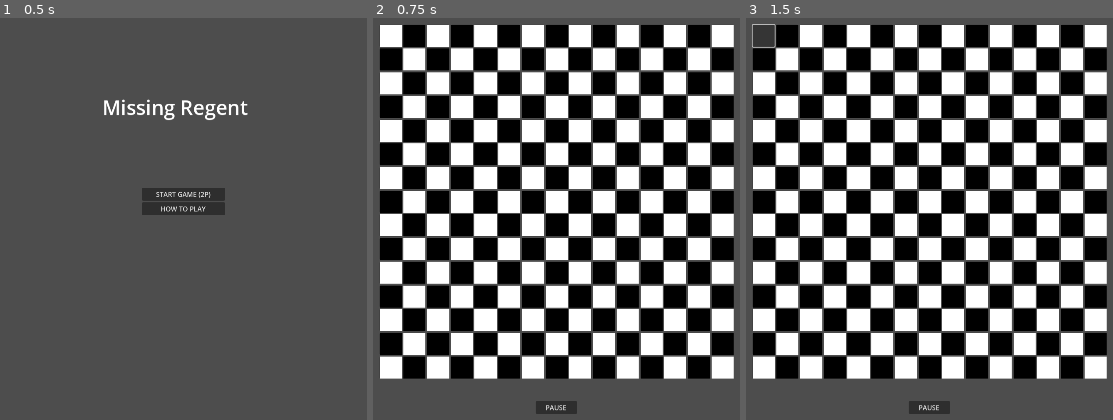
Above: before the commit, frames 1-3 (left to right).
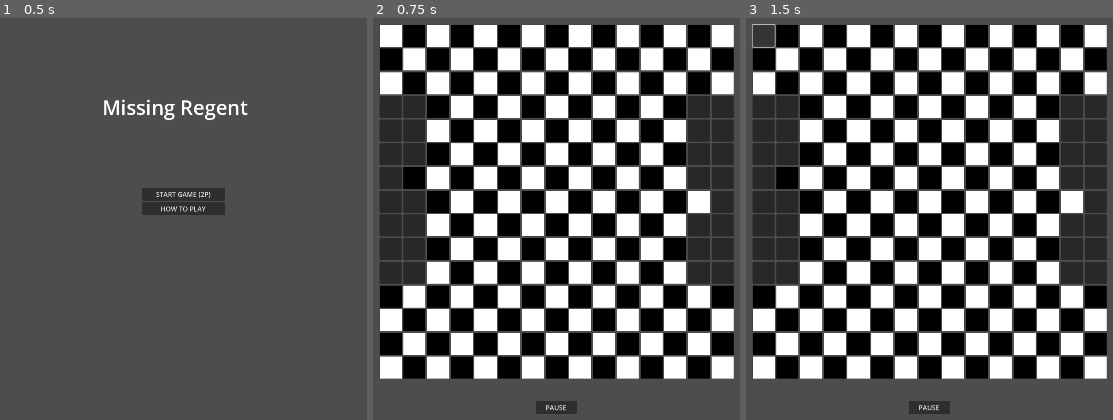
Above: after the commit, the same moments.

Repository: Aeyil/incomplete-jam-game
Game: Godot game, scene res://main_menu/main_menu.tscn
The game is run twice, just before and just after one commit, with the same random seed, the same clock (stepped at 60 frames per second) and the same inputs.
Inputs (mouse positions are in pixels of both pictures, inside the frame that each line leads up to):
- Up to frame 1 (0.5 s): no input
- Up to frame 2 (0.75 s): click "START GAME (2P)" at 0.5 s
- Up to frame 3 (1.5 s): click (764, 34) at 1.27 s

Frame 1 is identical in both runs. In frame 2, 10% of the frame differs, in the area x 1-99%, y 19-67%; in frame 3, 10%.

Commit message:
added piece placeholder, added spawn and placement code

Diff:
--- a/board/cell.gd
+++ b/board/cell.gd
@@ -8,8 +8,10 @@
 
 var current_piece : Piece
 var cell_number : int = 0
+var cell_type : Enum.CELLTYPE
 
-func set_color(color : Color):
+func set_color(color : Color, type : Enum.CELLTYPE):
+	cell_type = type
 	var stylebox := StyleBoxFlat.new()
 	stylebox.bg_color = color
 	cell_button.add_theme_stylebox_override("normal",stylebox)
--- a/board/chess_board.gd
+++ b/board/chess_board.gd
@@ -10,10 +10,10 @@
 
 # TODO: Update for other pieces
 var pawn : PackedScene = preload("res://pieces/pawn.tscn")
-var rook : PackedScene = preload("res://pieces/pawn.tscn")
-var knight : PackedScene = preload("res://pieces/pawn.tscn")
-var bishop : PackedScene = preload("res://pieces/pawn.tscn")
-var queen : PackedScene = preload("res://pieces/pawn.tscn")
+var rook : PackedScene = preload("res://pieces/rook.tscn")
+var knight : PackedScene = preload("res://pieces/knight.tscn")
+var bishop : PackedScene = preload("res://pieces/bishop.tscn")
+var queen : PackedScene = preload("res://pieces/queen.tscn")
 
 
 var piece_amount: Array[int] = [8,2,2,2,1]
@@ -42,10 +42,10 @@
 		for j in cell_columns:
 			var new_cell : Cell = cell_object.instantiate()
 			if last_black:
-				new_cell.set_color(white)
+				new_cell.set_color(white, Enum.CELLTYPE.WHITE)
 				last_black = false
 			else:
-				new_cell.set_color(black)
+				new_cell.set_color(black, Enum.CELLTYPE.BLACK)
 				last_black = true
 			new_cell.set_length(cell_length)
 			new_cell.cell_number = i*cell_columns + j
@@ -60,15 +60,17 @@
 	pieces_black = []
 	for player in Enum.PLAYER.values():
 		var spawn_counter = 0
-		for amount_index in piece_amount.size()-1:
-			for i in piece_amount[amount_index]-1:
+		for amount_index in piece_amount.size():
+			print("Amount Index")
+			print(amount_index)
+			for i in piece_amount[amount_index]:
+				print("i")
+				print(i)
 				var new_piece : Piece = piece_scenes[amount_index].instantiate()
-				#new_piece.set_player()
+				new_piece.set_player(player)
 				if player == Enum.PLAYER.WHITE:
-					print("test_white")
 					pieces_white.push_back(new_piece)
 				else:
-					print("test_black")
 					pieces_black.push_back(new_piece)
 				spawn_counter += 1
 		print("Pieces Spawned:")
@@ -76,11 +78,99 @@
 
 
 func add_pieces_to_board():
-	if cell_rows < pieces_white.size()/2.0:
+	var rows_needed : int = ceil(pieces_white.size()/2.0)
+	if cell_rows < rows_needed:
 		print("Not enough rows to house pieces")
 		return
+	if cell_columns < 6:
+		print("Not enough columns for gameplay")
+		return
 
-	#var right_offset : int =
+	var right_offset : int = cell_columns - 1
+	var anchor_position = (cell_rows/2 - rows_needed/2)*cell_columns
+	var piece_index = 0
+	# Add Pawns
+	var curr_pos_pawn = anchor_position
+	while pieces_white[piece_index] is Pawn:
+		print("Placing Pawn...")
+		print("on")
+		print(curr_pos_pawn)
+		all_cells[curr_pos_pawn].move_piece(pieces_white[piece_index])
+		curr_pos_pawn += right_offset
+		all_cells[curr_pos_pawn].move_piece(pieces_black[piece_index])
+		curr_pos_pawn += 1
+		piece_index += 1
+		if piece_index > pieces_white.size()-1:
+			return
+	# Add Rooks
+	var outer_offset = 0
+	var last_top : bool = false
+	while pieces_white[piece_index] is Rook:
+		print("Placing Rook...")
+		if last_top:
+			var curr_pos = anchor_position + (rows_needed-1) * cell_columns - outer_offset * cell_columns
+			print("on")
+			print(curr_pos+1)
+			all_cells[curr_pos+1].move_piece(pieces_white[piece_index])
+			all_cells[curr_pos+right_offset-1].move_piece(pieces_black[piece_index])
+			last_top = false
+			outer_offset += 1
+		else:
+			var curr_pos = anchor_position + outer_offset * cell_columns
+			print("on")
+			print(curr_pos+1)
+			all_cells[curr_pos+1].move_piece(pieces_white[piece_index])
+			all_cells[curr_pos+right_offset-1].move_piece(pieces_black[piece_index])
+			last_top = true
+		piece_index += 1
+	# Add Knights
+	while pieces_white[piece_index] is Knight:
+		print("Placing Knight...")
+		if last_top:
+			var curr_pos = anchor_position + (rows_needed-1) * cell_columns - outer_offset * cell_columns
+			all_cells[curr_pos+1].move_piece(pieces_white[piece_index])
+			all_cells[curr_pos+right_offset-1].move_piece(pieces_black[piece_index])
+			last_top = false
+			outer_offset += 1
+		else:
+			var curr_pos = anchor_position + outer_offset * cell_columns
+			all_cells[curr_pos+1].move_piece(pieces_white[piece_index])
+			all_cells[curr_pos+right_offset-1].move_piece(pieces_black[piece_index])
+			last_top = true
+		piece_index += 1
+	# Add Bishops
+	while pieces_white[piece_index] is Bishop:
+		print("Placing Bishop...")
+		if last_top:
+			var curr_pos = anchor_position + (rows_needed-1) * cell_columns - outer_offset * cell_columns
+			all_cells[curr_pos+1].move_piece(pieces_white[piece_index])
+			all_cells[curr_pos+right_offset-1].move_piece(pieces_black[piece_index])
+			last_top = false
+			outer_offset += 1
+		else:
+			var curr_pos = anchor_position + outer_offset * cell_columns
+			all_cells[curr_pos+1].move_piece(pieces_white[piece_index])
+			all_cells[curr_pos+right_offset-1].move_piece(pieces_black[piece_index])
+			last_top = true
+		piece_index += 1
+	# Add Queen
+	if pieces_white[piece_index] is Queen:
+		print("Placing Queen...")
+		if rows_needed % 2 == 0:
+			var queen_upper_anchor_pos = anchor_position + (rows_needed/2 - 1) * cell_columns
+			if all_cells[queen_upper_anchor_pos + 1].cell_type == Enum.CELLTYPE.WHITE:
+				all_cells[queen_upper_anchor_pos + 1].move_piece(pieces_white[piece_index])
+			else:
+				all_cells[queen_upper_anchor_pos + cell_columns + 1].move_piece(pieces_white[piece_index])
+			if all_cells[queen_upper_anchor_pos + right_offset - 1].cell_type == Enum.CELLTYPE.BLACK:
+				all_cells[queen_upper_anchor_pos + right_offset - 1].move_piece(pieces_black[piece_index])
+			else:
+				all_cells[queen_upper_anchor_pos + right_offset + cell_columns - 1].move_piece(pieces_black[piece_index])
+		else:
+			var queen_anchor_pos = anchor_position + (rows_needed/2) * cell_columns
+			all_cells[queen_anchor_pos + 1].move_piece(pieces_white[piece_index])
+			all_cells[queen_anchor_pos + right_offset - 1].move_piece(pieces_black[piece_index])
+
 
 func show_interaction_for_player(player : Enum.PLAYER, turn : Enum.TURN):
 	pass
--- a/globals/enum.gd
+++ b/globals/enum.gd
@@ -2,3 +2,5 @@
 
 enum PLAYER { WHITE, BLACK }
 enum TURN { ATTACK, PUSH } # ATTACK is non-pawn, Push is pawn-only
+
+enum CELLTYPE { WHITE, BLACK}
--- /dev/null
+++ b/pieces/bishop.gd
@@ -0,0 +1,3 @@
+extends Piece
+
+class_name Bishop
--- /dev/null
+++ b/pieces/bishop.tscn
@@ -0,0 +1,12 @@
+[gd_scene load_steps=2 format=3 uid="uid://bdrtev27kbxt3"]
+
+[ext_resource type="Script" uid="uid://crh2vw8iwd3r4" path="res://pieces/bishop.gd" id="1_vq1pg"]
+
+[node name="Bishop" type="Control"]
+layout_mode = 3
+anchors_preset = 15
+anchor_right = 1.0
+anchor_bottom = 1.0
+grow_horizontal = 2
+grow_vertical = 2
+script = ExtResource("1_vq1pg")
--- /dev/null
+++ b/pieces/knight.gd
@@ -0,0 +1,3 @@
+extends Piece
+
+class_name Knight
--- /dev/null
+++ b/pieces/knight.tscn
@@ -0,0 +1,12 @@
+[gd_scene load_steps=2 format=3 uid="uid://drutw6knax4sw"]
+
+[ext_resource type="Script" uid="uid://dos2njeciemqu" path="res://pieces/knight.gd" id="1_6p52s"]
+
+[node name="Knight" type="Control"]
+layout_mode = 3
+anchors_preset = 15
+anchor_right = 1.0
+anchor_bottom = 1.0
+grow_horizontal = 2
+grow_vertical = 2
+script = ExtResource("1_6p52s")
--- /dev/null
+++ b/pieces/queen.gd
@@ -0,0 +1,3 @@
+extends Piece
+
+class_name Queen
--- /dev/null
+++ b/pieces/queen.tscn
@@ -0,0 +1,12 @@
+[gd_scene load_steps=2 format=3 uid="uid://hwdgp7amjkql"]
+
+[ext_resource type="Script" uid="uid://bvjgy0rq8miyu" path="res://pieces/queen.gd" id="1_shiw1"]
+
+[node name="Queen" type="Control"]
+layout_mode = 3
+anchors_preset = 15
+anchor_right = 1.0
+anchor_bottom = 1.0
+grow_horizontal = 2
+grow_vertical = 2
+script = ExtResource("1_shiw1")
--- /dev/null
+++ b/pieces/rook.gd
@@ -0,0 +1,3 @@
+extends Piece
+
+class_name Rook
--- /dev/null
+++ b/pieces/rook.tscn
@@ -0,0 +1,12 @@
+[gd_scene load_steps=2 format=3 uid="uid://b66r5bqen06il"]
+
+[ext_resource type="Script" uid="uid://j8tlp6thfn2h" path="res://pieces/rook.gd" id="1_ib188"]
+
+[node name="Rook" type="Control"]
+layout_mode = 3
+anchors_preset = 15
+anchor_right = 1.0
+anchor_bottom = 1.0
+grow_horizontal = 2
+grow_vertical = 2
+script = ExtResource("1_ib188")
Not shown, added: pieces/bishop.gd.uid
Not shown, added: pieces/knight.gd.uid
Not shown, added: pieces/queen.gd.uid
Not shown, added: pieces/rook.gd.uid
